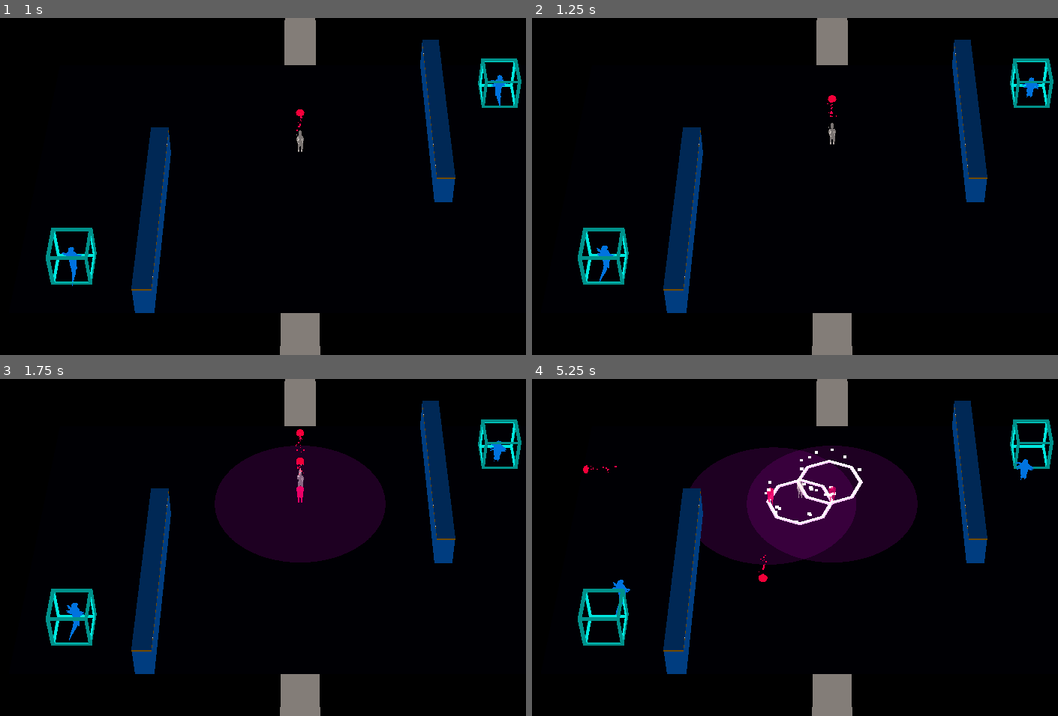
Above: before the commit, frames 1-4 (two rows, left to right).
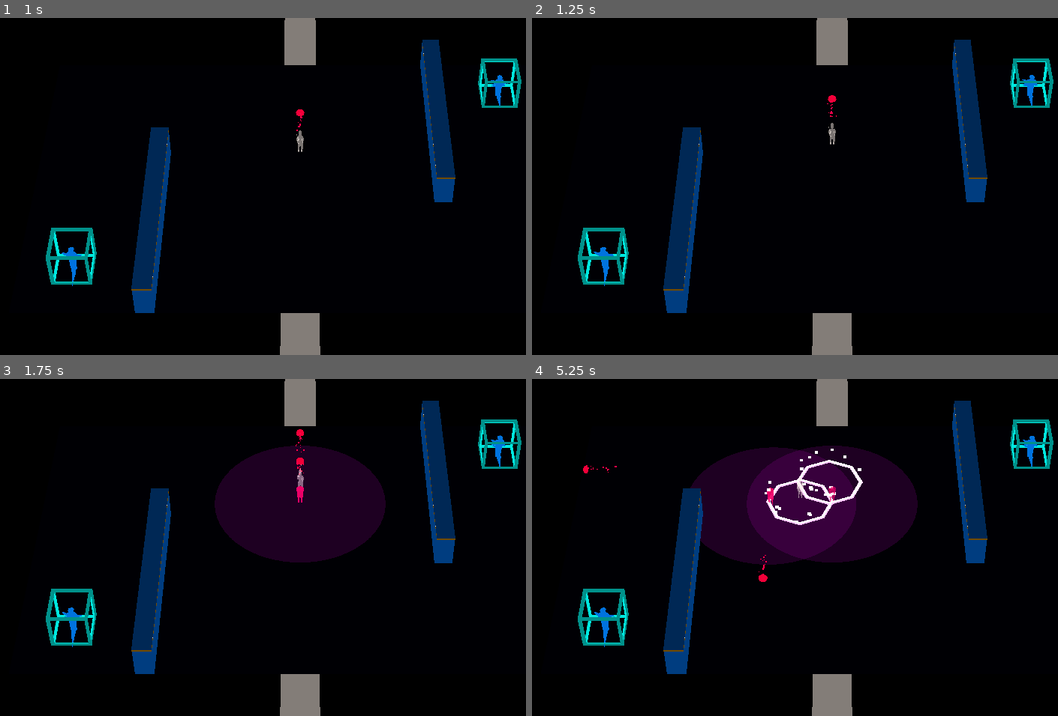
Above: after the commit, the same moments.

Repository: ralabate/30ddl
Game: Godot game, scene res://level/levels/level_0.tscn
Two runs of this game, one before a commit and one after it. Both use one fixed random seed, a clock stepped at 60 frames per second and the inputs below. This scene is started directly instead of the project's main scene.
Inputs:
- Up to frame 1 (1 s): tap Enter (ui_accept) at 0.5, 0.77 s; hold Up (ui_up) from 0.53 s (still down); tap D (player_phase) at 0.6 s
- Up to frame 2 (1.25 s): keep holding Up (ui_up)
- Up to frame 3 (1.75 s): keep holding Up (ui_up); tap S (player_decoy) at 1.35 s; tap Enter (ui_accept) at 1.52 s; tap D (player_phase) at 1.55 s
- Up to frame 4 (5.25 s): release Up (ui_up) at 2.03 s; hold Left (ui_left) 2.03-3.53 s; tap A (player_mine) at 2.1, 5.1 s; tap D (player_phase) at 2.3, 2.85, 3.6, 4.55 s; tap Enter (ui_accept) at 3.02, 3.77, 4.52 s; hold Down (ui_down) 3.53-4.28 s; hold Right (ui_right) 4.28-5.03 s; tap S (player_decoy) at 4.35 s; hold Up (ui_up) from 5.03 s (still down)

Frame 1 is identical in both runs. In frame 2, 0.1% of the frame differs, in the area x 11-97%, y 16-80%; in frame 3, 0.2%; in frame 4, 0.4%.

Commit message:
badguys can't see the player while phasing

Diff:
--- a/gauntlet/badguys/badguy.gd
+++ b/gauntlet/badguys/badguy.gd
@@ -53,6 +53,10 @@
 		mesh.material_overlay = damage_overlay if on else null
 
 
+func toggle_navigation_timer(on: bool) -> void:
+	navigation_timer.paused = not on
+
+
 func _on_navtimer_timeout() -> void:
 	if target != null:
 		update_movement_target(target.global_position)
--- a/gauntlet/level/level.gd
+++ b/gauntlet/level/level.gd
@@ -32,7 +32,7 @@
 	player.shoot.connect(_on_player_shoot)
 	player.mine_spawned.connect(_on_player_spawned_mine)
 	player.decoy_spawned.connect(_on_player_spawned_decoy)
-	player.phasing_activated.connect(_on_player_activated_phasing)
+	player.phasing_toggled.connect(_on_player_toggled_phasing)
 	player.death.connect(_on_player_died)
 	player.done_winning.connect(_on_player_done_winning)
 
@@ -72,6 +72,9 @@
 	for spawner in spawners:
 		spawner.queue_free()
 
+	if player != null and not player.is_queued_for_deletion():
+		player.queue_free()
+
 
 func _on_player_shoot(
 		bullet_template: PackedScene, rotation: Vector3, location: Vector3):
@@ -102,8 +105,10 @@
 	decoy.position = location
 
 
-func _on_player_activated_phasing() -> void:
-	pass
+func _on_player_toggled_phasing(on: bool) -> void:
+	var badguys = get_tree().get_nodes_in_group("badguys")
+	for badguy in badguys:
+		badguy.toggle_navigation_timer(not on)
 
 
 func _on_player_died() -> void:
--- a/gauntlet/player/player.gd
+++ b/gauntlet/player/player.gd
@@ -5,7 +5,7 @@
 signal shoot(bullet: PackedScene, direction: Vector3, location: Vector3)
 signal mine_spawned(mine: PackedScene, location: Vector3)
 signal decoy_spawned(decoy: PackedScene, location: Vector3)
-signal phasing_activated
+signal phasing_toggled(on: bool)
 signal death
 signal done_winning
 
@@ -19,7 +19,7 @@
 @onready var lizardprince_win = %lizardprince_win
 
 @onready var health_component = %HealthComponent
-@onready var invisibility_timer = %InvisibilityTimer
+@onready var phasing_timer = %PhasingTimer
 
 var bullet_template = preload("res://player/bullet.tscn")
 var mine_template = preload("res://player/mine.tscn")
@@ -40,7 +40,7 @@
 	shot_timer.timeout.connect(_on_shot_timer_timeout)
 	add_child(shot_timer)
 
-	invisibility_timer.timeout.connect(_on_invisibility_timer_timeout)
+	phasing_timer.timeout.connect(_on_phasing_timer_timeout)
 	health_component.death.connect(_on_death)
 
 	play_animation(lizardprince_idle)
@@ -69,7 +69,8 @@
 	if Input.is_action_just_pressed("player_phase"):
 		self.set_collision_mask_value(1, false)
 		toggle_invisibility_material(true)
-		invisibility_timer.start()
+		phasing_timer.start()
+		phasing_toggled.emit(true)
 
 	# Gravity
 	if not is_on_floor():
@@ -127,11 +128,11 @@
 	can_shoot = true
 
 
-func _on_invisibility_timer_timeout() -> void:
+func _on_phasing_timer_timeout() -> void:
 	self.set_collision_mask_value(1, true)
 	toggle_invisibility_material(false)
+	phasing_toggled.emit(false)
 
 
 func _on_death() -> void:
 	death.emit()
-	queue_free()
--- a/gauntlet/player/player.tscn
+++ b/gauntlet/player/player.tscn
@@ -52,7 +52,7 @@
 MAX_HEALTH = 1
 metadata/_custom_type_script = "uid://bund4vdf4u4yo"
 
-[node name="InvisibilityTimer" type="Timer" parent="."]
+[node name="PhasingTimer" type="Timer" parent="."]
 unique_name_in_owner = true
 wait_time = 5.0
 one_shot = true
